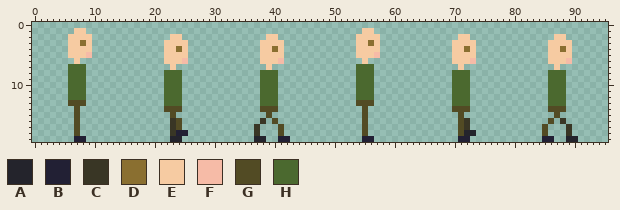
Sprite sheet -- textures/Player_run_right.png. The picture above is the old version.
The file is 96x20 pixels.
Palette (. is transparent): A #24242c  B #222034  C #393625  D #8a6f30  E #f6cba2  F #f6bba7  G #524b24  H #4b692f
Now the later version:
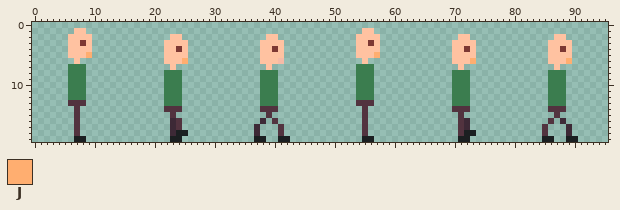
Colours new in this view: J #ffae70
The exact change:
@@ palette @@
-B #222034
+B #1b1f21
-C #393625
+C #3d2936
-D #8a6f30
+D #7d3833
-E #f6cba2
+E #ffc2a1
-G #524b24
+G #52333f
-H #4b692f
+H #3b7d4f
@@ x 0..95 @@
  4 ......EEEE............EEDE............EEDE............EEEE............EEDE............EEDE......
- 5 ......EEEF............EEEE............EEEE............EEEF............EEEE............EEEE......
- 6 .......E..............EEEF............EEEF.............E..............EEEF............EEEF......
+ 5 ......EEEJ............EEEE............EEEE............EEEJ............EEEE............EEEE......
+ 6 .......E..............EEEJ............EEEF.............E..............EEEJ............EEEJ......
  7 ......HHH..............E...............E..............HHH..............E...............E........
@@ x 0..95 @@
 17 .......G...............CG............C...G.............G...............GC............G...C......
-18 .......G...............CBB...........C...G.............G...............GAA...........G...C......
-19 .......BB..............AA............AA..BB............BB..............BB............BB..AA.....
+18 .......G...............CBB...........C...G.............G...............GBB...........G...C......
+19 .......BB..............BB............BB..BB............BB..............BB............BB..BB.....
